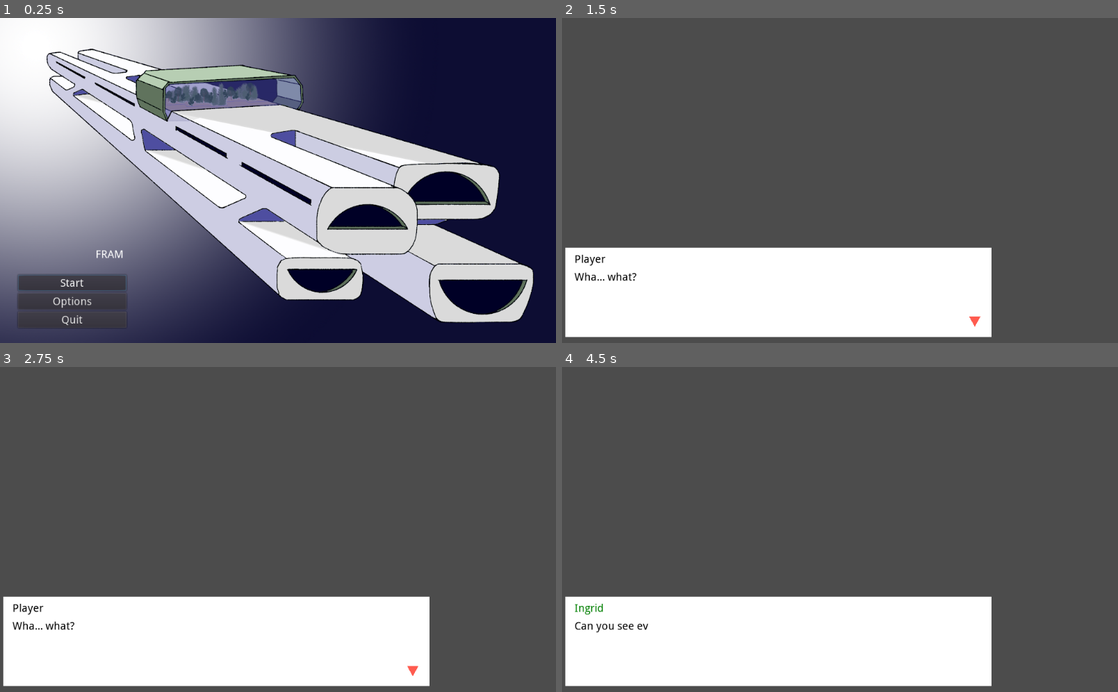
Above: before the commit, frames 1-4 (two rows, left to right).
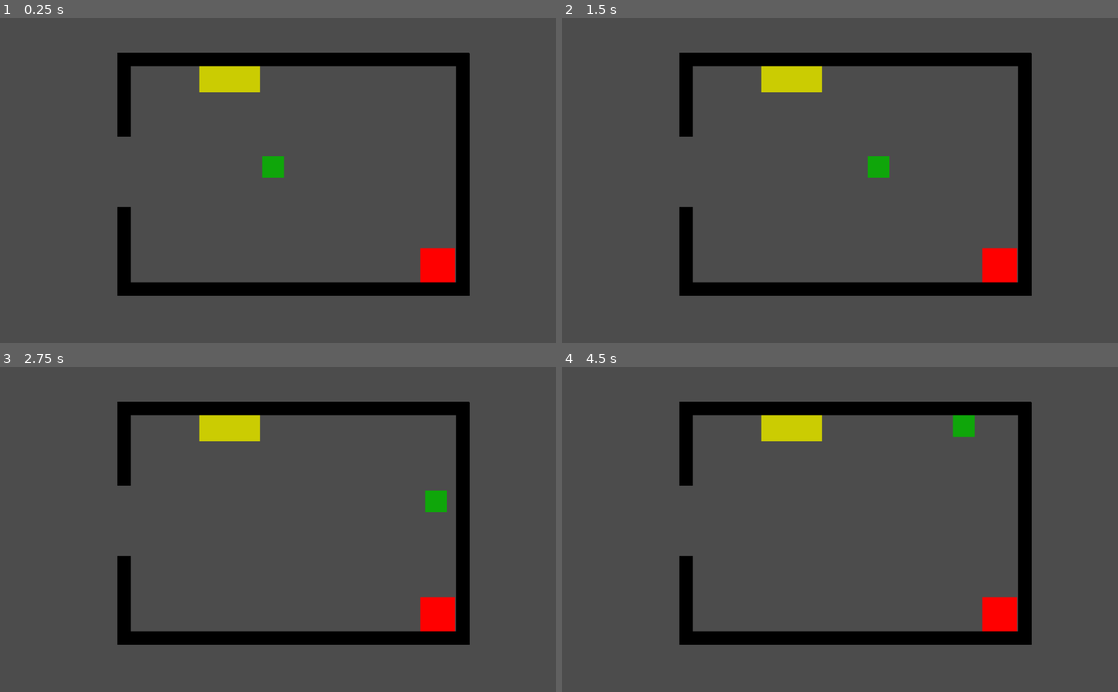
Above: after the commit, the same moments.

Repository: CSCE-482-Thomas-2023Spring/Freakin_Fram_II
Game: Godot game, scene res://Room/closet.tscn
Same seed, same stepped clock (60 frames per second), same inputs: the game is played once before the commit and once after it. Before the commit the project starts from res://Menus/MainMenu.tscn.
Inputs (mouse positions are in pixels of both pictures, inside the frame that each line leads up to):
- Up to frame 1 (0.25 s): no input
- Up to frame 2 (1.5 s): click (634, 281) at 0.5 s, where only the run before the commit has a clickable "Start"; tap Enter (Enter) at 1.25 s; move the mouse to (962, 164) at 1.27 s; hold D (move_right) from 1.28 s (still down); tap E (Interact, bound only after the commit) at 1.35 s; click (962, 164) at 1.42 s
- Up to frame 3 (2.75 s): move the mouse to (166, 545) at 2.02 s; release D (move_right) at 2.03 s; hold Backspace (Backspace) from 2.03 s (still down); tap Up (Arrow Keys) at 2.1 s; tap E (Interact, bound only after the commit) at 2.3 s
- Up to frame 4 (4.5 s): tap Space at 2.75 s; move the mouse to (895, 458) at 2.77 s; release Backspace (Backspace) at 2.78 s; hold D (move_right) 2.78-3.53 s; tap Delete (Delete) at 2.85 s; tap E (Interact, bound only after the commit) at 3.05, 3.8, 4.35 s; move the mouse to (812, 594) at 3.52 s; hold W (move_up) 3.53-4.28 s; tap Enter (Enter) at 3.6, 4.25 s; click (812, 594) at 3.67 s; move the mouse to (1006, 578) at 4.27 s; hold A (move_left) from 4.28 s (still down)

The runs differ from the first frame. In frame 1, 93% of the frame differs, in the area x 0-100%, y 0-100%; in frame 2, 28%; in frame 3, 28%; in frame 4, 28%.

Commit message:
generic interaction implemented with e signal

Diff:
--- a/Fram Game/Editor/Editor.gd
+++ b/Fram Game/Editor/Editor.gd
@@ -6,7 +6,7 @@
 
 # Change this variable to make lines read only (bookmarked)
 # Eg : [ 0, 2 ] will set lines 1 and 3 to read only
-export var read_only_lines = [] setget readonly_set, readonly_get
+export(Array, int) var read_only_lines = [] setget readonly_set, readonly_get
 
 export var disabled = false setget disable_set
 
--- /dev/null
+++ b/Fram Game/Objects/Interact.gd
@@ -0,0 +1,19 @@
+extends Area2D
+
+export(NodePath) var node_path
+export(String) var call_method
+
+func _on_body_entered(body):
+	if body is Player:
+		print("Adding ", self)
+		body.interactables.append(self)
+
+func _on_body_exited(body):
+	if body is Player:
+		print("Removing ", self)
+		body.interactables.erase(self)
+
+func interact():
+	if get_node_or_null(node_path) != null:
+		if get_node(node_path).has_method(call_method):
+			get_node(node_path).call(call_method)
--- a/Fram Game/Objects/Player.gd
+++ b/Fram Game/Objects/Player.gd
@@ -1,19 +1,29 @@
+class_name Player
 extends KinematicBody2D
 
 export var speed = 400
+var can_move = true
 var screen_size
 var player_size
+var interactables
 
 # Called when the node enters the scene tree for the first time.
 func _ready():
 	screen_size = get_viewport_rect().size
 	player_size = $Sprite.get_rect().size / 2
+	interactables = []
 
 # Called every frame. 'delta' is the elapsed time since the previous frame.
 #func _process(delta):
 #	pass
 
 func _physics_process(delta):
+
+	# Prevent movement if player movement is disabled
+	if !can_move:
+		return
+
+	# Movement direction
 	var velocity = Vector2.ZERO # The player's movement vector.
 	if Input.is_action_pressed("move_right"):
 		velocity.x += 1
@@ -25,6 +35,21 @@
 		velocity.y -= 1
 	velocity = velocity.normalized() * speed
 
+	# Move player
 	var collision = move_and_collide(velocity * delta)
-#	if collision:
-#		print("Collided with something: ", collision)
+
+	# Interaction
+	var interactable = get_interactable()
+	if interactable != null:
+		if Input.is_action_just_pressed("Interact"):
+			interactable.interact()
+
+func get_interactable():
+	if interactables.size() < 1:
+		# disable E label
+		$InteractLabel.hide()
+		return null
+	else:
+		# enable E label
+		$InteractLabel.show()
+		return interactables[0]
--- a/Fram Game/Objects/Player.tscn
+++ b/Fram Game/Objects/Player.tscn
@@ -3,7 +3,7 @@
 [ext_resource path="res://Objects/Player.gd" type="Script" id=1]
 
 [sub_resource type="RectangleShape2D" id=1]
-extents = Vector2( 25, 25 )
+extents = Vector2( 20, 20 )
 
 [node name="Player" type="KinematicBody2D"]
 position = Vector2( 0, 8 )
@@ -11,6 +11,9 @@
 __meta__ = {
 "_edit_group_": true
 }
+
+[node name="CollisionShape2D" type="CollisionShape2D" parent="."]
+shape = SubResource( 1 )
 
 [node name="Sprite" type="ColorRect" parent="."]
 anchor_left = 0.5
@@ -23,5 +26,10 @@
 margin_bottom = 20.0
 color = Color( 0.0627451, 0.654902, 0.0431373, 1 )
 
-[node name="CollisionShape2D" type="CollisionShape2D" parent="."]
-shape = SubResource( 1 )
+[node name="InteractLabel" type="Label" parent="."]
+visible = false
+margin_left = -6.0
+margin_top = -13.0
+margin_right = 34.0
+margin_bottom = 11.0
+text = "E"
--- a/Fram Game/Objects/Robot.gd
+++ /dev/null
@@ -1,18 +0,0 @@
-extends StaticBody2D
-
-var can_interact = false
-
-func _ready():
-	pass
-
-# Called every frame. 'delta' is the elapsed time since the previous frame.
-#func _process(delta):
-#	pass
-
-
-func _on_Interact_body_entered(body):
-	print(body, " entered Robot")
-
-
-func _on_Interact_body_exited(body):
-	print("Player exited Robot")
--- a/Fram Game/Objects/Robot.tscn
+++ b/Fram Game/Objects/Robot.tscn
@@ -1,26 +1,18 @@
 [gd_scene load_steps=4 format=2]
 
-[ext_resource path="res://Objects/Robot.gd" type="Script" id=1]
+[ext_resource path="res://Objects/Interact.gd" type="Script" id=2]
+
+[sub_resource type="RectangleShape2D" id=1]
+extents = Vector2( 28.5, 23 )
 
 [sub_resource type="RectangleShape2D" id=2]
 extents = Vector2( 32, 32 )
 
-[sub_resource type="RectangleShape2D" id=1]
-extents = Vector2( 31.5, 26 )
+[node name="Robot" type="Area2D"]
+script = ExtResource( 2 )
 
-[node name="Robot" type="StaticBody2D"]
-script = ExtResource( 1 )
-__meta__ = {
-"_edit_group_": true
-}
-
-[node name="RobotCollision" type="CollisionShape2D" parent="."]
-shape = SubResource( 2 )
-
-[node name="Interact" type="Area2D" parent="."]
-
-[node name="InteractArea" type="CollisionShape2D" parent="Interact"]
-position = Vector2( -0.5, -26 )
+[node name="Interact" type="CollisionShape2D" parent="."]
+position = Vector2( -0.5, -23 )
 shape = SubResource( 1 )
 
 [node name="Sprite" type="ColorRect" parent="."]
@@ -34,5 +26,14 @@
 margin_bottom = 32.0
 color = Color( 1, 0, 0, 1 )
 
-[connection signal="body_entered" from="Interact" to="." method="_on_Interact_body_entered"]
-[connection signal="body_exited" from="Interact" to="." method="_on_Interact_body_exited"]
+[node name="RobotBody" type="StaticBody2D" parent="."]
+visible = false
+__meta__ = {
+"_edit_group_": true
+}
+
+[node name="RobotCollision" type="CollisionShape2D" parent="RobotBody"]
+shape = SubResource( 2 )
+
+[connection signal="body_entered" from="." to="." method="_on_body_entered"]
+[connection signal="body_exited" from="." to="." method="_on_body_exited"]
--- a/Fram Game/Objects/Wall.gd
+++ b/Fram Game/Objects/Wall.gd
@@ -6,7 +6,6 @@
 	# Set collision to fit the rectangle
 	var rect = $ColorRect.get_rect()
 	var center = rect.get_center()
-	print(center)
 
 	# Set CollisionShape Transform to the center
 	$CollisionShape2D.position = center
@@ -15,8 +14,3 @@
 	var collision_rect = RectangleShape2D.new()
 	collision_rect.extents = Vector2(rect.size.x / 2, rect.size.y / 2)
 	$CollisionShape2D.shape = collision_rect
-
-
-# Called every frame. 'delta' is the elapsed time since the previous frame.
-#func _process(delta):
-#	pass
--- /dev/null
+++ b/Fram Game/Room/closet.gd
@@ -0,0 +1,7 @@
+extends Node
+
+func robot_interact():
+	print("Robot interacted")
+
+func power_box_interact():
+	print("Power box interacted")
--- a/Fram Game/Room/closet.tscn
+++ b/Fram Game/Room/closet.tscn
@@ -1,49 +1,94 @@
-[gd_scene load_steps=4 format=2]
+[gd_scene load_steps=8 format=2]
 
 [ext_resource path="res://Objects/Player.tscn" type="PackedScene" id=1]
 [ext_resource path="res://Objects/Wall.tscn" type="PackedScene" id=2]
 [ext_resource path="res://Objects/Robot.tscn" type="PackedScene" id=3]
+[ext_resource path="res://Room/closet.gd" type="Script" id=4]
+[ext_resource path="res://Objects/Interact.gd" type="Script" id=5]
 
-[node name="Node" type="Node"]
+[sub_resource type="RectangleShape2D" id=1]
+extents = Vector2( 51.5, 26.5 )
+
+[sub_resource type="RectangleShape2D" id=2]
+extents = Vector2( 56, 24 )
+
+[node name="Closet" type="Node"]
+script = ExtResource( 4 )
 
 [node name="Player" parent="." instance=ExtResource( 1 )]
 position = Vector2( 503, 275 )
 
+[node name="Robot" parent="." instance=ExtResource( 3 )]
+position = Vector2( 806, 457 )
+node_path = NodePath("..")
+call_method = "robot_interact"
+
+[node name="PowerBox" type="Area2D" parent="."]
+position = Vector2( 367, 89 )
+script = ExtResource( 5 )
+__meta__ = {
+"_edit_group_": true
+}
+node_path = NodePath("..")
+call_method = "power_box_interact"
+
+[node name="Interact" type="CollisionShape2D" parent="PowerBox"]
+position = Vector2( 55.5, 40.5 )
+shape = SubResource( 1 )
+
+[node name="ColorRect" type="ColorRect" parent="PowerBox"]
+margin_right = 112.0
+margin_bottom = 48.0
+color = Color( 0.8, 0.803922, 0.0117647, 1 )
+
+[node name="StaticBody2D" type="StaticBody2D" parent="PowerBox"]
+
+[node name="PowerBoxCollision" type="CollisionShape2D" parent="PowerBox/StaticBody2D"]
+position = Vector2( 56, 24 )
+shape = SubResource( 2 )
+
 [node name="Wall_SW" parent="." instance=ExtResource( 2 )]
-position = Vector2( 0, 600 )
+position = Vector2( 216, 600 )
 rotation = -1.57079
 
 [node name="ColorRect" parent="Wall_SW" index="0"]
-margin_right = 200.0
+margin_left = 88.0
+margin_right = 251.0
 
 [node name="Wall_NW" parent="." instance=ExtResource( 2 )]
-position = Vector2( 0, 200 )
+position = Vector2( 216, 200 )
 rotation = -1.57079
 
 [node name="ColorRect" parent="Wall_NW" index="0"]
-margin_right = 200.0
+margin_left = -19.0
+margin_right = 135.0
 
 [node name="Wall_E" parent="." instance=ExtResource( 2 )]
-position = Vector2( 1000, 600 )
+position = Vector2( 840, 600 )
 rotation = -1.57079
 
 [node name="ColorRect" parent="Wall_E" index="0"]
-margin_right = 600.0
+margin_left = 87.0
+margin_right = 535.0
 
 [node name="Wall_N" parent="." instance=ExtResource( 2 )]
+position = Vector2( 0, 64 )
 
 [node name="ColorRect" parent="Wall_N" index="0"]
-margin_right = 1024.0
+margin_left = 216.0
+margin_right = 864.0
 
 [node name="Wall_S" parent="." instance=ExtResource( 2 )]
-position = Vector2( 0, 576 )
+position = Vector2( 0, 488 )
 
 [node name="ColorRect" parent="Wall_S" index="0"]
-margin_right = 1024.0
+margin_left = 216.0
+margin_right = 864.0
 
-[node name="Robot" parent="." instance=ExtResource( 3 )]
-position = Vector2( 912, 512 )
+[connection signal="body_entered" from="PowerBox" to="PowerBox" method="_on_body_entered"]
+[connection signal="body_exited" from="PowerBox" to="PowerBox" method="_on_body_exited"]
 
+[editable path="Robot"]
 [editable path="Wall_SW"]
 [editable path="Wall_NW"]
 [editable path="Wall_E"]
--- a/Fram Game/project.godot
+++ b/Fram Game/project.godot
@@ -8,10 +8,20 @@
 
 config_version=4
 
+_global_script_classes=[ {
+"base": "KinematicBody2D",
+"class": "Player",
+"language": "GDScript",
+"path": "res://Objects/Player.gd"
+} ]
+_global_script_class_icons={
+"Player": ""
+}
+
 [application]
 
 config/name="Fram Game"
-run/main_scene="res://Menus/MainMenu.tscn"
+run/main_scene="res://Room/closet.tscn"
 config/icon="res://icon.png"
 
 [display]
@@ -72,6 +82,11 @@
 , Object(InputEventKey,"resource_local_to_scene":false,"resource_name":"","device":0,"alt":false,"shift":false,"control":false,"meta":false,"command":false,"pressed":false,"scancode":0,"physical_scancode":16777231,"unicode":0,"echo":false,"script":null)
  ]
 }
+Interact={
+"deadzone": 0.5,
+"events": [ Object(InputEventKey,"resource_local_to_scene":false,"resource_name":"","device":0,"alt":false,"shift":false,"control":false,"meta":false,"command":false,"pressed":false,"scancode":0,"physical_scancode":69,"unicode":0,"echo":false,"script":null)
+ ]
+}
 
 [physics]
 
